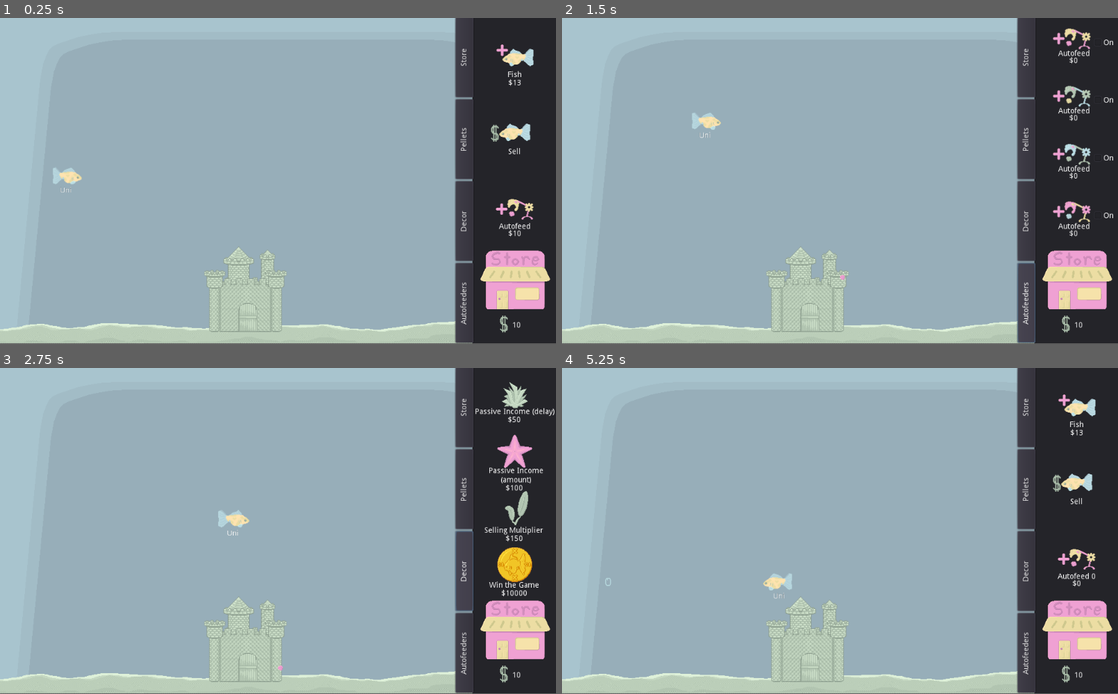
Above: before the commit, frames 1-4 (two rows, left to right).
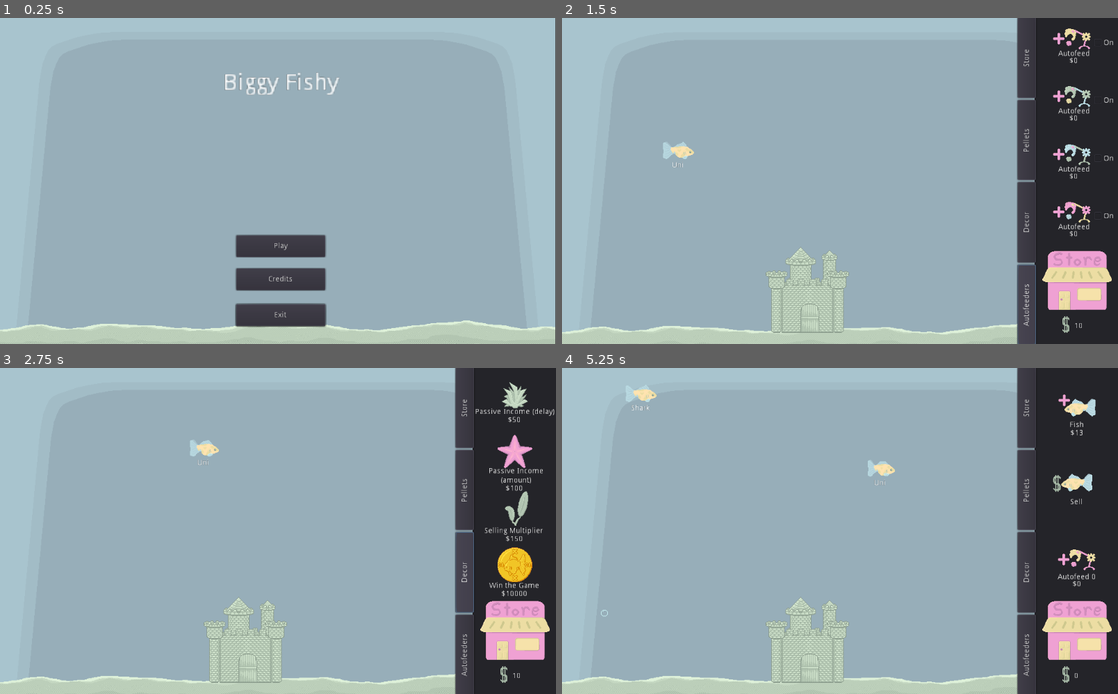
Above: after the commit, the same moments.

Repository: Struckdown/oohgamejam2020
Game: Godot game, scene res://Scenes/MainMenu.tscn
The game is run twice, just before and just after one commit, with the same random seed, the same clock (stepped at 60 frames per second) and the same inputs. Before the commit the project starts from res://Scenes/World.tscn.
Inputs (mouse positions are in pixels of both pictures, inside the frame that each line leads up to):
- Up to frame 1 (0.25 s): no input
- Up to frame 2 (1.5 s): click (840, 246) at 0.5 s, where only the run after the commit has a clickable "Play"; click "Autofeeders" at 1.25 s
- Up to frame 3 (2.75 s): click "Decor" at 2 s
- Up to frame 4 (5.25 s): click "Pellets" at 2.75 s; click "Store" at 3.5 s; click "Fish" at 4.25 s; click "Sell" at 5 s
In our replay, the window is 800x468 before the commit and 800x469 after it. These sizes can differ from the game's own. Grey fills any space a smaller window leaves; there, only what the larger window draws over its background counts as a difference.

The runs differ from the first frame. In frame 1, 23% of the frame differs, in the area x 0-100%, y 0-100%; in frame 2, 3.3%; in frame 3, 3.4%; in frame 4, 3.2%.

Commit message:
Updated project setting for full screen
Updated mouse cursor

Diff:
--- a/src/Scenes/MainMenu.tscn
+++ b/src/Scenes/MainMenu.tscn
@@ -20,7 +20,7 @@
 margin_right = -561.109
 margin_bottom = -486.402
 rect_scale = Vector2( 3, 3 )
-text = "Game Name"
+text = "Biggy Fishy"
 align = 1
 __meta__ = {
 "_edit_use_anchors_": false
--- a/src/Scenes/StoreUI.tscn
+++ b/src/Scenes/StoreUI.tscn
@@ -93,9 +93,9 @@
 anchor_right = 0.897
 anchor_bottom = 1.0
 margin_left = 12.007
-margin_top = 594.864
-margin_right = 571.987
-margin_bottom = 33.0
+margin_top = 596.864
+margin_right = 573.987
+margin_bottom = 35.0
 rect_rotation = -90.0
 __meta__ = {
 "_edit_use_anchors_": false
@@ -132,7 +132,7 @@
 
 [node name="Main" type="Button" parent="Tabs/HBoxContainer"]
 margin_left = 453.0
-margin_right = 600.0
+margin_right = 602.0
 margin_bottom = 33.0
 size_flags_horizontal = 3
 text = "Store"
--- a/src/Scenes/World.tscn
+++ b/src/Scenes/World.tscn
@@ -14,7 +14,8 @@
 script = ExtResource( 1 )
 
 [node name="Background" type="Sprite" parent="."]
-position = Vector2( 512, 300 )
+position = Vector2( 512, 302.105 )
+scale = Vector2( 1, 1.00702 )
 texture = ExtResource( 5 )
 
 [node name="Fish" parent="." instance=ExtResource( 2 )]
@@ -25,6 +26,7 @@
 [node name="DecorationManager" parent="." instance=ExtResource( 8 )]
 
 [node name="StoreUI" parent="." instance=ExtResource( 4 )]
+margin_bottom = 4.0
 mouseManagerRef = NodePath("../MouseManager")
 decorationManagerRef = NodePath("../DecorationManager")
 
--- a/src/project.godot
+++ b/src/project.godot
@@ -16,7 +16,7 @@
 [application]
 
 config/name="oohgamejam2020"
-run/main_scene="res://Scenes/World.tscn"
+run/main_scene="res://Scenes/MainMenu.tscn"
 config/icon="res://Art/Maybe Icon/icon.png"
 
 [autoload]
@@ -25,7 +25,9 @@
 
 [display]
 
-mouse_cursor/custom_image="res://Art/HUD Elements/hand.png"
+mouse_cursor/custom_image="res://Art/HUD Elements/hand rotated.png"
+window/stretch/mode="2d"
+window/stretch/aspect="expand"
 
 [rendering]
 
